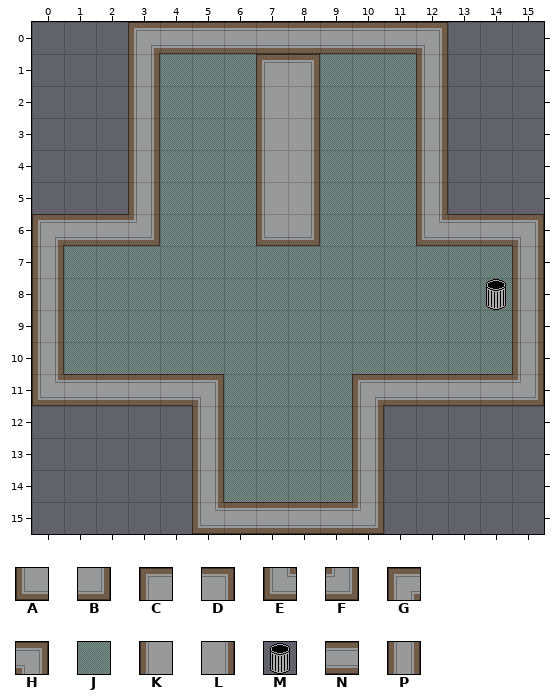
A Tiled map gets an edit: core/assets/Maps/Official Maps/ghostrooms.tmx. The picture above was drawn from the file before the commit.
Cells are 32x32 px. Shown: x 0..15, y 0..15.
Key: from "oltile": A 4, B 5, C 6, D 7, E 8, F 9, G 10, H 11, J 16, K 18, L 19, M 21, N 26, P 27.
_ is an empty cell, # one hidden under a higher layer.
Layer "Tile Layer 1" before, first column x 0:
 0 ________________
 1 ____JJJ__JJJ____
 2 ____JJJ__JJJ____
 3 ____JJJ__JJJ____
 4 ____JJJ__JJJ____
 5 ____JJJ__JJJ____
 6 ____JJJ__JJJ____
 7 #JJJJJJJJJJJJJJ#
 8 #JJJJJJJJJJJJJJ#
 9 #JJJJJJJJJJJJJJ#
10 #JJJJJJJJJJJJJJ#
11 ______JJJJ______
12 ______JJJJ______
13 ______JJJJ______
14 ______JJJJ______
15 ______####______
Layer "Tile Layer 2" before, first column x 0:
 0 ___GNNNNNNNNH___
 1 ___P___CD___P___
 2 ___P___KL___P___
 3 ___P___KL___P___
 4 ___P___KL___P___
 5 ___P___KL___P___
 6 GNNF___AB___ENNH
 7 P______________P
 8 P_____________MP
 9 P______________P
10 P______________P
11 ENNNNH____GNNNNF
12 _____P____P_____
13 _____P____P_____
14 _____P____P_____
15 _____ENNNNF_____
New version:
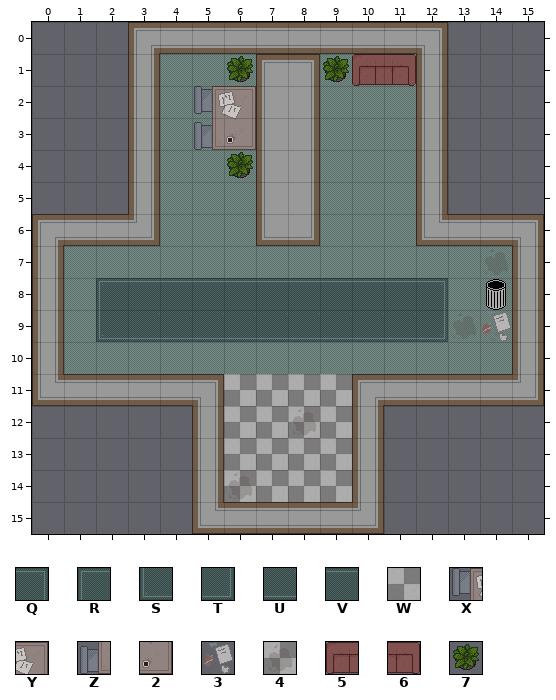
Further tiles: from "rugs": Q 1, R 2, S 3, T 4, U 5, V 6, W 15, X 16, Y 17, Z 18, 2 19, 3 24, 4 25, 5 26, 6 27, 7 30.
See-through tiles are keyed as they look on the map.
The exact change:
Layer "Tile Layer 1":
y 8: x 2..12 JJJJJJJJJJJ -> RVVVVVVVVVQ
y 9: x 2..12 JJJJJJJJJJJ -> SUUUUUUUUUT
y 11..14: x 6..9 JJJJ -> WWWW
Layer "Tile Layer 2":
y 1: x 6 _ -> 7; x 9..11 ___ -> 756
y 2: x 5..6 __ -> XY
y 3: x 5..6 __ -> Z2
y 4: x 6 _ -> 7
y 9: x 14 _ -> 3
y 12: x 8 _ -> 4
y 14: x 6 _ -> 4
Where, in picture pixels (left, top, right, bottom), the same in both pictures:
added: (194, 56, 256, 178)
added: (323, 54, 416, 86)
changed: (96, 278, 448, 342)
added: (482, 310, 511, 342)
changed: (224, 374, 352, 502)
